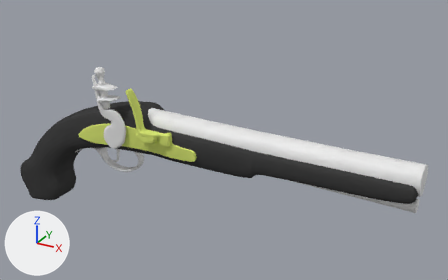
Two versions of the Blender file Pistolv01.blend, one commit apart.
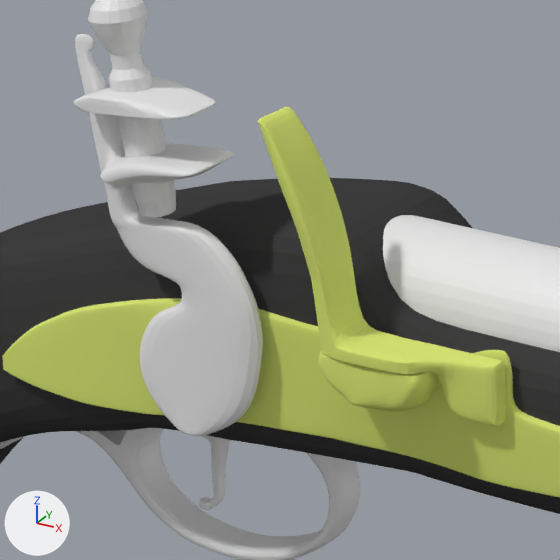
The first picture shows the older version from a camera (50 mm lens) standing at (6.04, -9.16, 7.19) and looking at (0.59, 0.76, 2.23). The close-ups show both versions on the part from 17% to 40% of the width and 25% to 61% of the height of that picture; other places that the commit changed are outside them. The lights are fixed; the arrows at lower left show +X, +Y and +Z.

The first close-up shows 'Circle', 'Metal', 'Plane', 'PowderCover', 'Screw', 'SideMetalCover', 'TriggerCover', 'WoodPart'.
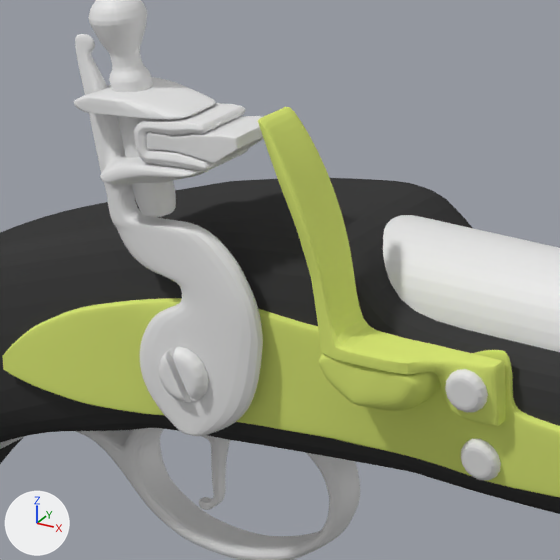
What the commit changed:
Mesh me_plane_009 is new.
It has 102 vertices, 100 faces and spans x -0.207..0.115, y -0.268..0.026, z -0.179..0.006.
Mesh me_plane_010 is new.
It has 42 vertices, 42 faces and spans x -0.152..0.25, y -0.256..0.013, z -0.137..-0.016.
Mesh me_circle_002 is new.
It has 100 vertices, 94 faces and spans x -0.108..0.108, y -0.047..0.0, z -0.108..0.108.
Mesh me_circle_003 is new.
It has 96 vertices, 82 faces and spans x -0.072..0.092, y -0.028..0.021, z -0.095..0.069.
Mesh me_circle_004 is new.
It has 96 vertices, 82 faces and spans x -0.093..0.071, y 0.054..0.1, z -0.066..0.097.
Object 'Material' (ob_material) is new; it shows me_plane_009.
Its location is (-1.349, 0.0, 3.241).
It gains a BEVEL modifier named 'Bevel'.
Modifier setting: limit_method = 'NONE'.
Modifier setting: spread = 0.0.
It gains a SUBSURF modifier named 'Subsurf'.
Object 'Stone' (ob_stone) is new; it shows me_plane_010.
Its location is (-1.349, 0.0, 3.241).
It gains a BEVEL modifier named 'Bevel'.
Modifier setting: limit_method = 'NONE'.
Modifier setting: spread = 0.0.
It gains a SUBSURF modifier named 'Subsurf'.
Object 'ScrewTop' (ob_screwtop) is new; it shows me_circle_002.
Its location is (-1.476, -0.168, 2.215).
It gains a BEVEL modifier named 'Bevel'.
Modifier setting: limit_method = 'NONE'.
Modifier setting: spread = 0.0.
It gains a SUBSURF modifier named 'Subsurf'.
Object 'ScrewTop.001' (ob_screwtop_001) is new; it shows me_circle_003.
Its location is (-0.236, -0.168, 2.421).
Object 'ScrewTop.002' (ob_screwtop_002) is new; it shows me_circle_004.
Its location is (-0.222, -0.168, 2.093).

Where the change shows, as pixel boxes (x1, y1, x2, y2) in the close-ups (560 x 560 px):
'Material', added
    after: (134, 103, 250, 171)
'Stone', added
    after: (146, 116, 264, 163)
'ScrewTop', added
    after: (159, 347, 208, 402)
'ScrewTop.001', added
    after: (445, 369, 488, 413)
'ScrewTop.002', added
    after: (461, 438, 501, 481)
